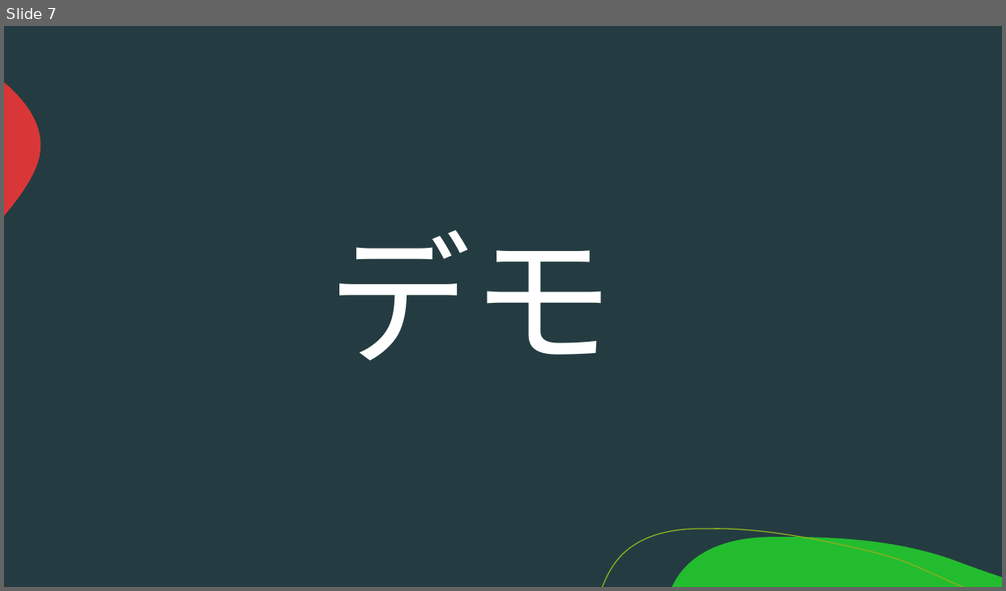
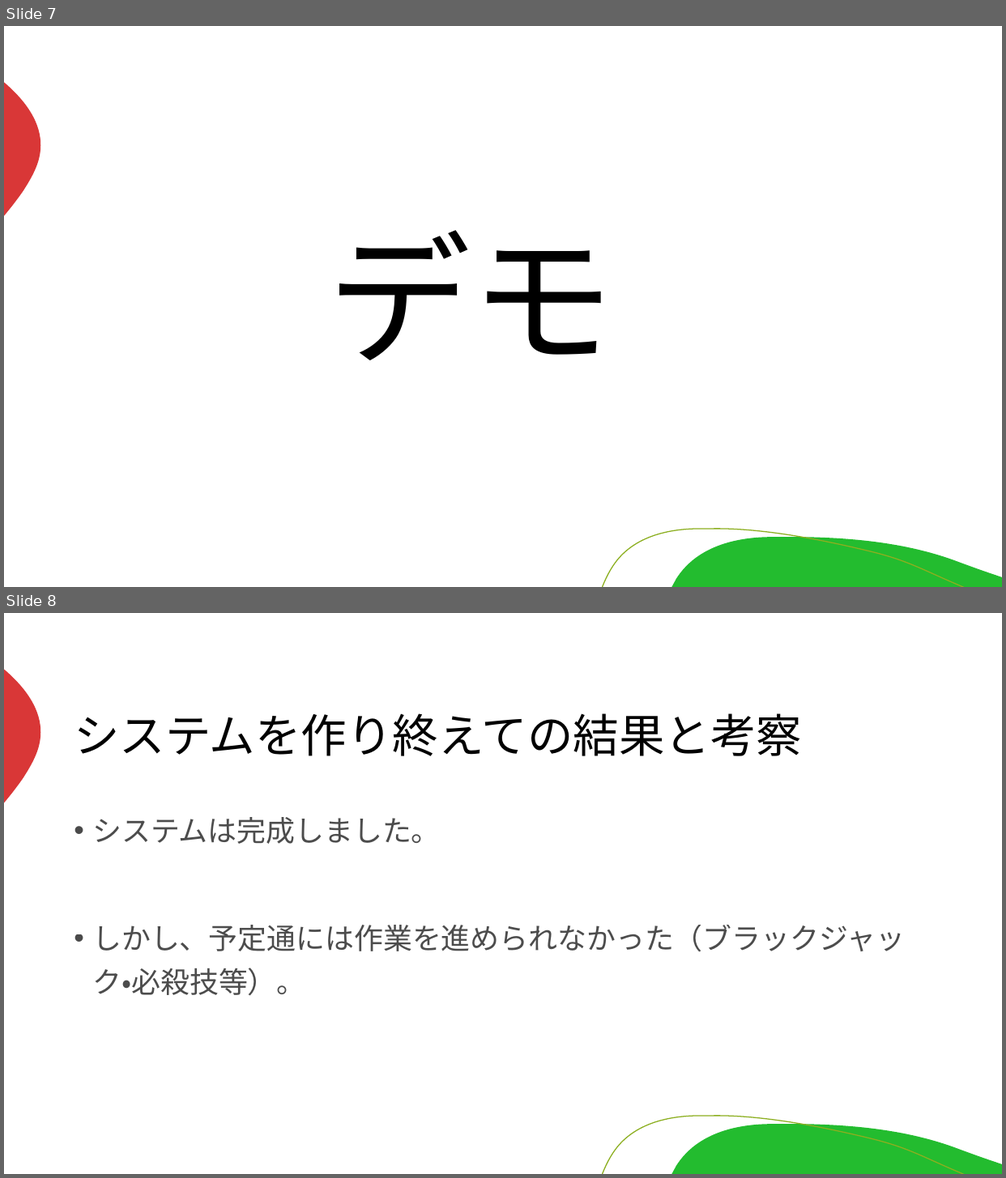
Before and after one commit to miyagiryusei/Excel, a slide deck: 発表資料.pptx. Shown one above the other, each under a label of ours: slide 7 before the commit, slides 7 and 8 after it. The pictures are 1006x591 and 1006x1178 pixels, drawn with LibreOffice and Linux fonts; fonts in the diff are those of the drawing. Boxes give left, top, right and bottom in pixels: in the first picture for what was removed or moved away, otherwise in the second. Text is boxed around its words. In the diff, an @@ line names an element or a change of style, - is before the commit and + after.

```diff
--- a/発表資料.pptx
+++ b/発表資料.pptx
@@ slide 8 added at [4,613,1002,1174], background #FFFFFF; not listed: 3 template elements that a slide beside it also shows @@
@@ title added at [74,713,802,756], 44 pt, text #000000 @@
+システムを作り終えての結果と考察
@@ text added at [92,817,905,996], 28 pt, text #000000 at 70% opacity @@
+• システムは完成しました。
+• しかし、予定通には作業を進められなかった（ブラックジャック・必殺技等）。
@@ slide 7 changed as well @@
@@ background #243C41 to #FFFFFF @@
@@ text "デモ" at [327,230,614,361]: text colour #FFFFFF to #000000 @@
```
Also in this commit, not shown: 19 other slides changed.
